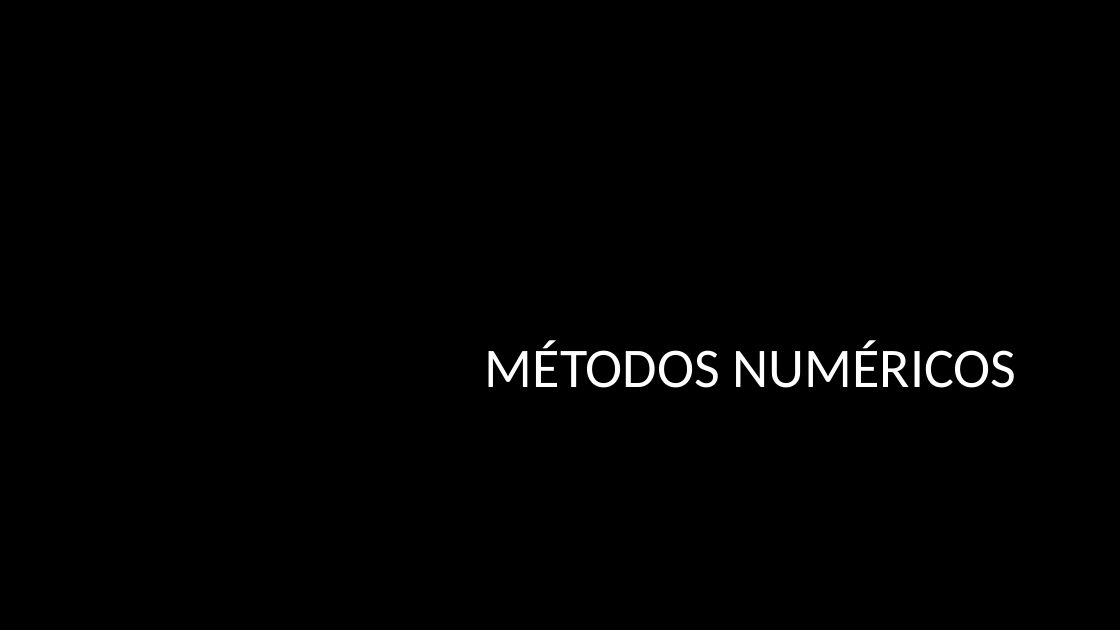
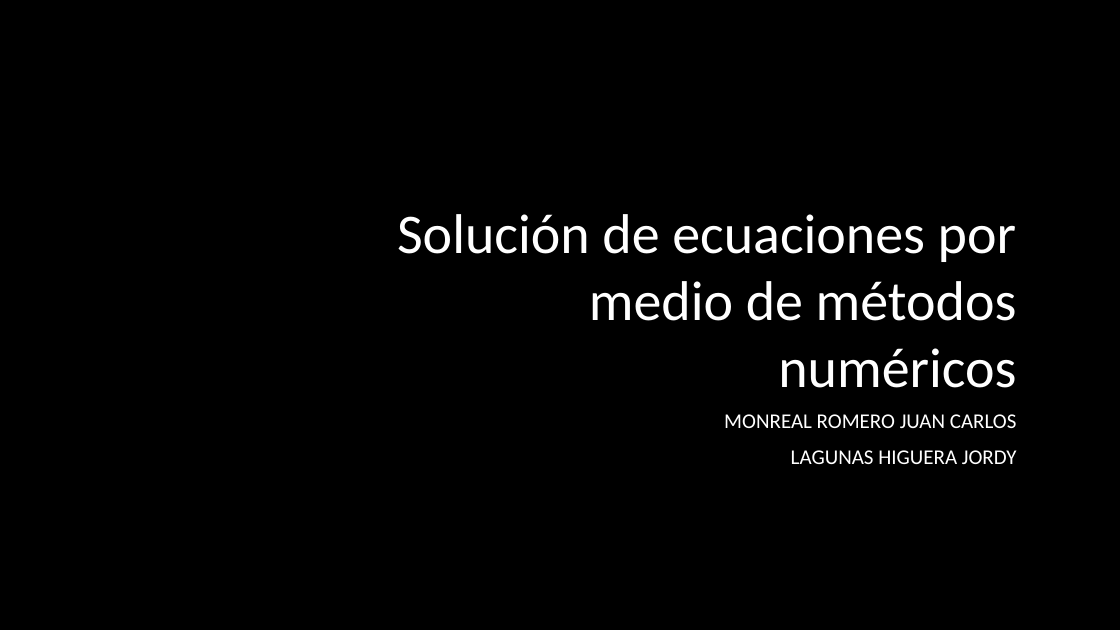
Before and after one commit to Crxwler/Numerical-Methods, a slide deck: slide 1 of Documentos/Métodos numéricos.pptx. Drawn at 1120x630 pixels with LibreOffice and Linux fonts; fonts in the diff are those of the drawing; background and template pictures are left out. Boxes give left, top, right and bottom in pixels: in the first picture for what was removed or moved away, otherwise in the second. Text is boxed around its words. In the diff, an @@ line names an element or a change of style, - is before the commit and + after.

```diff
--- a/Documentos/Métodos numéricos.pptx
+++ b/Documentos/Métodos numéricos.pptx
@@ title at <box>397,214,1017,388</box>: text changed @@
-MÉTODOS NUMÉRICOS
+Solución de ecuaciones por medio de métodos numéricos
@@ subtitle added at <box>724,414,1017,464</box>, 18 pt, text #FFFFFF @@
+MONREAL ROMERO JUAN CARLOS
+LAGUNAS HIGUERA JORDY
```
Also in this commit, not shown: 4 slides added, 1 other file.
